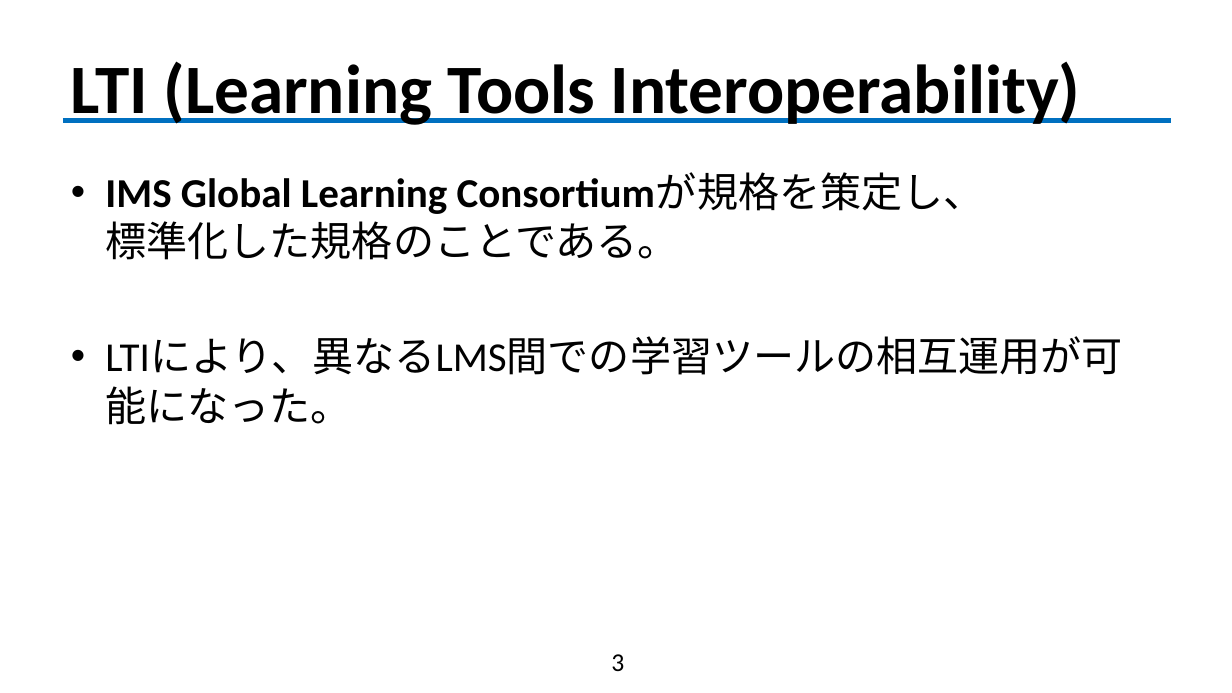
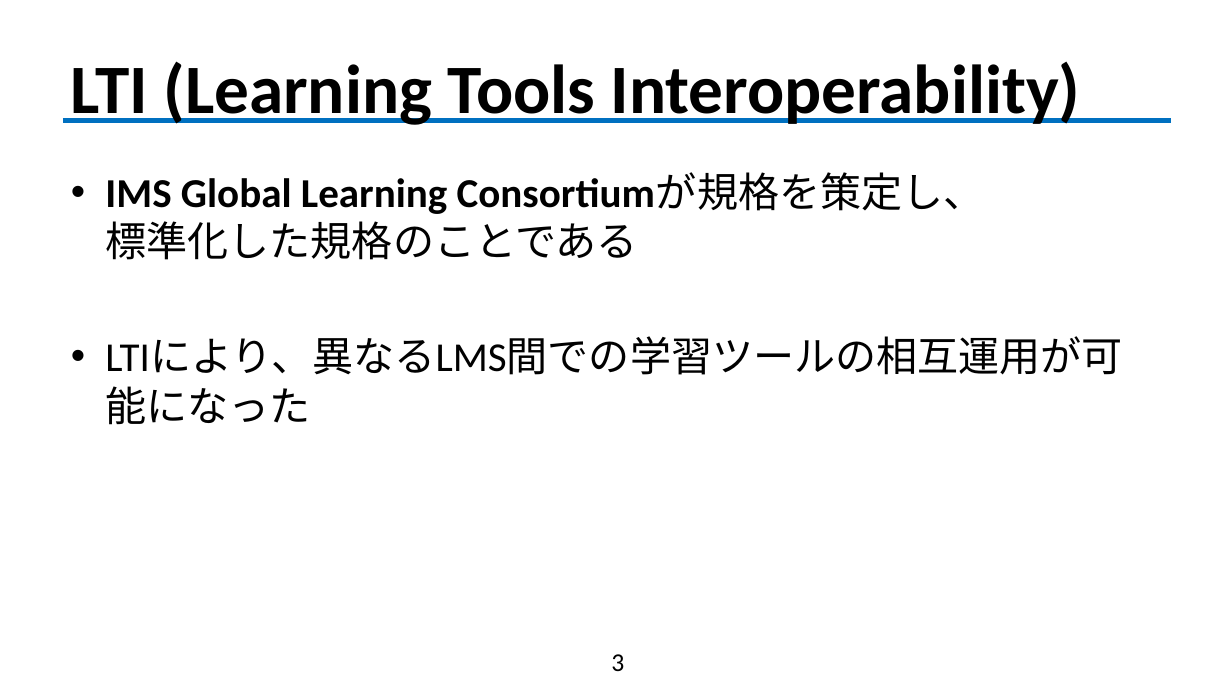
Before and after one commit to fujiLabo/fuji_simu, a slide deck: slide 3 of 卒研_R_ver.pptx. Drawn at 1232x693 pixels with LibreOffice and Linux fonts; fonts in the diff are those of the drawing; background and template pictures are left out. Boxes give left, top, right and bottom in pixels: in the first picture for what was removed or moved away, otherwise in the second. Text is boxed around its words. In the diff, an @@ line names an element or a change of style, - is before the commit and + after.

```diff
--- a/卒研_R_ver.pptx
+++ b/卒研_R_ver.pptx
@@ text at bbox=[105, 173, 1123, 375]: text changed @@
-• IMS Global Learning Consortiumが規格を策定し、
-  標準化した規格のことである。
-• LTIにより、異なるLMS間での学習ツールの相互運用が可能になった。
+• IMS Global Learning Consortiumが規格を策定し、
+  標準化した規格のことである
+• LTIにより、異なるLMS間での学習ツールの相互運用が可能になった
```
Also in this commit, not shown: 1 other file.
